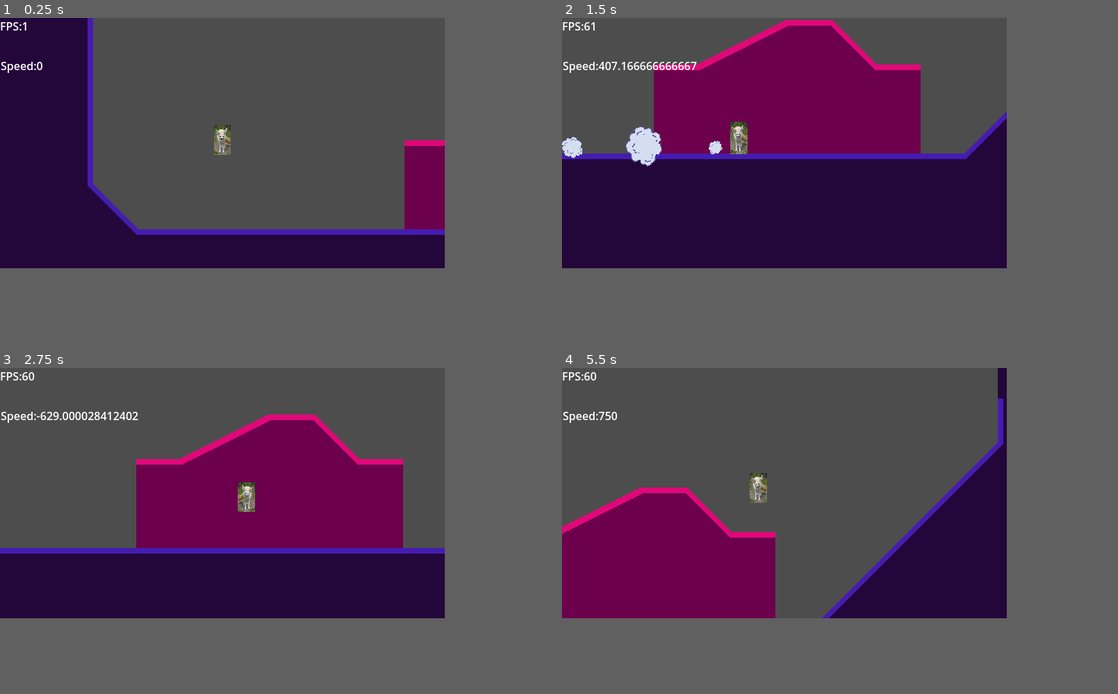
Above: before the commit, frames 1-4 (two rows, left to right).
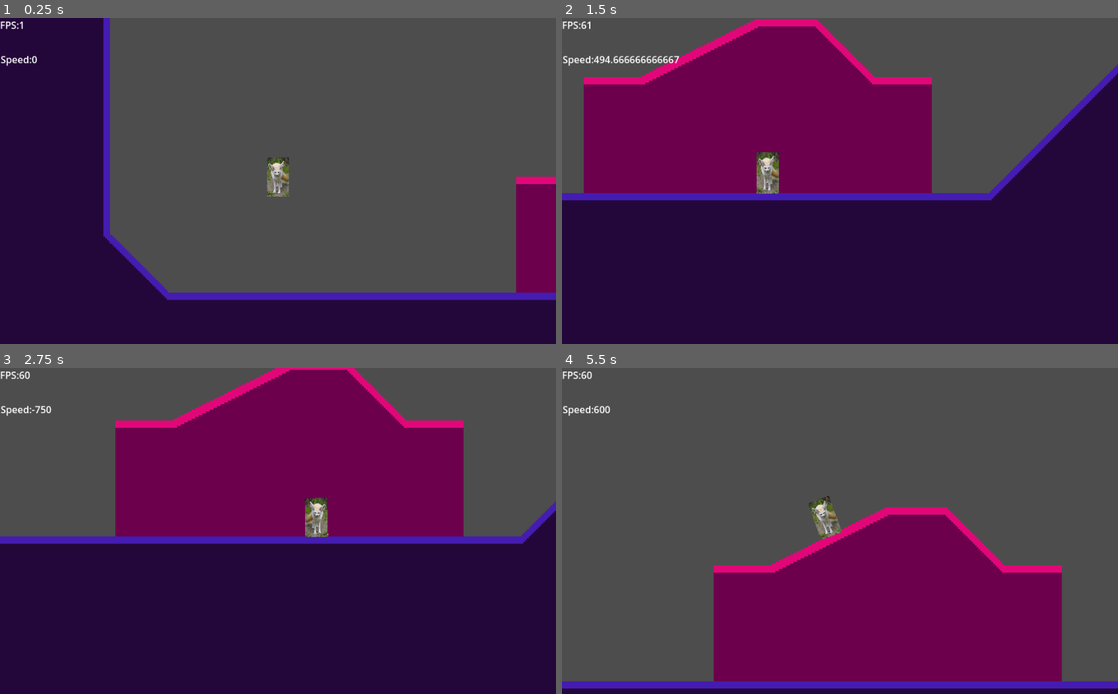
Above: after the commit, the same moments.

Repository: DraethPlace/FencWorks
Game: Godot game, scene res://Scenes/Base Level.tscn
Two runs of this game, one before a commit and one after it. Both use one fixed random seed, a clock stepped at 60 frames per second and the inputs below.
Inputs:
- Up to frame 1 (0.25 s): no input
- Up to frame 2 (1.5 s): hold Z (midair) 0.53-1.28 s; hold Right (right) from 0.53 s (still down); tap Down (crouch) at 1.35 s
- Up to frame 3 (2.75 s): tap Z (midair) at 1.55, 2.3 s; release Right (right) at 2.03 s; hold Left (left) from 2.03 s (still down); hold Shift (machdash) from 2.03 s (still down)
- Up to frame 4 (5.5 s): release Left (left) at 2.78 s; release Shift (machdash) at 2.78 s; hold Right (right) 2.78-4.28 s; tap Z (midair) at 2.85, 4.55, 5.3 s; hold Z (midair) 3.53-4.28 s; hold Left (left) 4.28-5.03 s; tap Down (crouch) at 4.35 s; hold Right (right) from 5.03 s (still down); hold Shift (machdash) from 5.03 s (still down)
In our replay, the window is 640x360 before the commit and 800x469 after it. These sizes can differ from the game's own. Grey fills any space a smaller window leaves; there, only what the larger window draws over its background counts as a difference.

The runs differ from the first frame. In frame 1, 33% of the frame differs, in the area x 0-100%, y 0-100%; in frame 2, 26%; in frame 3, 28%; in frame 4, 44%.

Commit message:
Dust :))))))
ghhfdghuyghyugybvvghvfghfghgjbvghuhgwhsdcjksh

Diff:
--- a/Physics.tscn
+++ b/Physics.tscn
@@ -2,8 +2,8 @@
 
 [ext_resource type="Script" path="res://Scripts/Player/360 Movement.gd" id="1_ef2gf"]
 [ext_resource type="Texture2D" uid="uid://dvwuerayceb4i" path="res://Images/Player/Character/51473563858_e00396a563_b.jpg" id="2_y44k8"]
-[ext_resource type="Script" path="res://Scripts/Player/LR.gd" id="3_nj7sx"]
-[ext_resource type="Script" path="res://Scripts/Player/Cam.gd" id="4_ixecw"]
+[ext_resource type="Script" path="res://Scripts/Player/GFX/LR.gd" id="3_nj7sx"]
+[ext_resource type="Script" path="res://Scripts/Player/GFX/Cam.gd" id="4_ixecw"]
 
 [sub_resource type="GDScript" id="GDScript_tchwl"]
 script/source = "extends Area2D
--- a/Scenes/Base Level.tscn
+++ b/Scenes/Base Level.tscn
@@ -86,12 +86,16 @@
 position = Vector2(-1, 0)
 
 [node name="Fenc 360" parent="." instance=ExtResource("1_cg4fk")]
+top_level = false
 position = Vector2(340, 112)
 floor_stop_on_slope = true
 floor_snap_length = 72.0
 platform_floor_layers = 4278190081
 
 [node name="TileMap" type="TileMap" parent="."]
+light_mask = 2
+visibility_layer = 2
+z_index = 2
 position = Vector2(27, 2)
 scale = Vector2(2, 2)
 tile_set = SubResource("TileSet_5v2du")
--- a/Scenes/Player.tscn
+++ b/Scenes/Player.tscn
@@ -1,28 +1,51 @@
-[gd_scene load_steps=19 format=3 uid="uid://c6umigpttu0tc"]
+[gd_scene load_steps=25 format=3 uid="uid://c6umigpttu0tc"]
 
 [ext_resource type="Script" path="res://Scripts/Player/360 Movement.gd" id="1_dvh5r"]
 [ext_resource type="Texture2D" uid="uid://dvwuerayceb4i" path="res://Images/Player/Character/51473563858_e00396a563_b.jpg" id="2_ej13g"]
 [ext_resource type="Script" path="res://Scripts/Player/Hitbox.gd" id="3_7vs75"]
-[ext_resource type="Script" path="res://Scripts/Player/LR.gd" id="3_jyttq"]
+[ext_resource type="Texture2D" uid="uid://d0pb236d5yble" path="res://Images/Player/GFX/Dust2.png" id="3_a6p3w"]
+[ext_resource type="Script" path="res://Scripts/Player/GFX/LR.gd" id="3_jyttq"]
 [ext_resource type="Texture2D" uid="uid://ihj0s047k5t5" path="res://Images/Player/GFX/Dust1.png" id="4_a8cyj"]
-[ext_resource type="Script" path="res://Scripts/Player/RunDust.gd" id="5_ixs52"]
+[ext_resource type="Script" path="res://Scripts/Player/GFX/RunDust2.gd" id="4_rw4vl"]
+[ext_resource type="Script" path="res://Scripts/Player/GFX/RunDust.gd" id="5_ixs52"]
 [ext_resource type="AudioStream" uid="uid://dotue2tayy81c" path="res://Sounds/Player/Jump.wav" id="6_qrngc"]
 [ext_resource type="AudioStream" uid="uid://c7cgy8v76oixp" path="res://Sounds/Player/Step.wav" id="7_gc6ea"]
 [ext_resource type="Script" path="res://Scripts/HUD/PlayerSpeed.gd" id="8_4fvp1"]
 [ext_resource type="Script" path="res://Scripts/Player/Wall.gd" id="8_asppx"]
 
-[sub_resource type="Curve" id="Curve_wf7ni"]
-min_value = -360.0
-max_value = 360.0
-_data = [Vector2(0, 1), 0.0, 0.0, 0, 0, Vector2(1, 1), 0.0, 0.0, 0, 0]
-point_count = 2
+[sub_resource type="RectangleShape2D" id="RectangleShape2D_b21ds"]
+size = Vector2(351.5, 73.1429)
 
-[sub_resource type="CurveTexture" id="CurveTexture_71r2v"]
-curve = SubResource("Curve_wf7ni")
+[sub_resource type="ParticleProcessMaterial" id="ParticleProcessMaterial_4a3mx"]
+particle_flag_disable_z = true
+gravity = Vector3(0, 98, 0)
+
+[sub_resource type="CanvasItemMaterial" id="CanvasItemMaterial_tu4fa"]
+particles_animation = true
+particles_anim_h_frames = 2
+particles_anim_v_frames = 2
+particles_anim_loop = true
+
+[sub_resource type="Curve" id="Curve_0scyf"]
+_data = [Vector2(0, 0), 0.0, 0.0, 0, 0, Vector2(0.252959, 1), 0.0, 0.0, 0, 0, Vector2(1, 0), 0.0, 0.0, 0, 0]
+point_count = 3
+
+[sub_resource type="CurveTexture" id="CurveTexture_lorck"]
+curve = SubResource("Curve_0scyf")
+
+[sub_resource type="ParticleProcessMaterial" id="ParticleProcessMaterial_lubta"]
+particle_flag_disable_z = true
+spread = 0.0
+gravity = Vector3(0, 0, 0)
+scale_curve = SubResource("CurveTexture_lorck")
+anim_speed_min = 4.0
+anim_speed_max = 4.0
+
+[sub_resource type="CanvasItemMaterial" id="CanvasItemMaterial_1vj6n"]
 
 [sub_resource type="Curve" id="Curve_28fb0"]
 bake_resolution = 5
-_data = [Vector2(0, 0), 0.0, 20.0, 0, 0, Vector2(0.134615, 1), 0.0, 0.0, 0, 0, Vector2(1, 0), 0.0, 0.0, 0, 0]
+_data = [Vector2(0, 0), 0.0, 6.3864, 0, 0, Vector2(0.25, 1), 0.0, 0.0, 0, 0, Vector2(1, 0), 0.0, 0.0, 0, 0]
 point_count = 3
 
 [sub_resource type="CurveTexture" id="CurveTexture_dqbps"]
@@ -30,21 +53,21 @@
 
 [sub_resource type="ParticleProcessMaterial" id="ParticleProcessMaterial_ho1ic"]
 particle_flag_disable_z = true
-emission_shape_offset = Vector3(0, 168, 0)
+emission_shape_scale = Vector3(1, -1, 1)
 angle_min = 720.0
 angle_max = 720.0
-inherit_velocity_ratio = 1.0
-direction = Vector3(0, 0, 0)
+velocity_pivot = Vector3(0, 100, 0)
+direction = Vector3(0, 1000, 0)
 spread = 0.0
-angular_velocity_curve = SubResource("CurveTexture_71r2v")
-gravity = Vector3(0, 0, 0)
+gravity = Vector3(0, -35, 0)
 attractor_interaction_enabled = false
 scale_curve = SubResource("CurveTexture_dqbps")
+anim_speed_min = 4.0
+anim_speed_max = 4.0
+collision_mode = 1
+collision_friction = 0.0
+collision_bounce = 0.29
 collision_use_scale = true
-
-[sub_resource type="ParticleProcessMaterial" id="ParticleProcessMaterial_4a3mx"]
-particle_flag_disable_z = true
-gravity = Vector3(0, 98, 0)
 
 [sub_resource type="CapsuleShape2D" id="CapsuleShape2D_krp03"]
 radius = 12.0
@@ -56,8 +79,8 @@
 [node name="Fenc 360" type="CharacterBody2D"]
 process_mode = 1
 top_level = true
+z_index = 10
 texture_filter = 1
-position = Vector2(299, 89)
 collision_layer = 0
 floor_stop_on_slope = false
 floor_constant_speed = true
@@ -68,27 +91,49 @@
 script = ExtResource("1_dvh5r")
 
 [node name="PlaceHolder Fennec" type="Sprite2D" parent="."]
-show_behind_parent = true
+visibility_layer = 3
+z_index = 10
 position = Vector2(0, 7.62939e-06)
 scale = Vector2(0.0351391, 0.0410156)
 texture = ExtResource("2_ej13g")
 script = ExtResource("3_jyttq")
 
-[node name="RunDust" type="GPUParticles2D" parent="PlaceHolder Fennec"]
-position = Vector2(0, 84.0002)
-amount = 6
-sub_emitter = NodePath(".")
-process_material = SubResource("ParticleProcessMaterial_ho1ic")
-texture = ExtResource("4_a8cyj")
-fixed_fps = 60
-draw_order = 0
-script = ExtResource("5_ixs52")
+[node name="CollisionShape2D" type="CollisionShape2D" parent="."]
+position = Vector2(0, 19.5)
+scale = Vector2(0.0351391, 0.0410156)
+shape = SubResource("RectangleShape2D_b21ds")
+disabled = true
 
-[node name="JumpDust1" type="GPUParticles2D" parent="PlaceHolder Fennec"]
+[node name="JumpDust1" type="GPUParticles2D" parent="CollisionShape2D"]
+position = Vector2(-165.75, -190.048)
 emitting = false
 sub_emitter = NodePath(".")
 process_material = SubResource("ParticleProcessMaterial_4a3mx")
 texture = ExtResource("4_a8cyj")
+
+[node name="RunDust" type="GPUParticles2D" parent="CollisionShape2D"]
+show_behind_parent = true
+material = SubResource("CanvasItemMaterial_tu4fa")
+sub_emitter = NodePath(".")
+process_material = SubResource("ParticleProcessMaterial_lubta")
+texture = ExtResource("3_a6p3w")
+fixed_fps = 60
+interpolate = false
+script = ExtResource("4_rw4vl")
+
+[node name="WalkDust" type="GPUParticles2D" parent="CollisionShape2D"]
+light_mask = 2
+visibility_layer = 2
+material = SubResource("CanvasItemMaterial_1vj6n")
+emitting = false
+amount = 1
+sub_emitter = NodePath(".")
+process_material = SubResource("ParticleProcessMaterial_ho1ic")
+texture = ExtResource("4_a8cyj")
+preprocess = 1.4
+fixed_fps = 60
+draw_order = 0
+script = ExtResource("5_ixs52")
 
 [node name="HitBox" type="CollisionShape2D" parent="."]
 shape = SubResource("CapsuleShape2D_krp03")
@@ -99,6 +144,7 @@
 process_mode = 1
 texture_repeat = 1
 position = Vector2(1.33514e-05, -1.19209e-06)
+zoom = Vector2(1.5, 1.5)
 process_callback = 0
 position_smoothing_enabled = true
 position_smoothing_speed = 35.0
@@ -122,10 +168,10 @@
 [node name="Control" type="Control" parent="."]
 layout_mode = 3
 anchors_preset = 0
-offset_left = -16.0
-offset_top = -1.0
-offset_right = 24.0
-offset_bottom = 39.0
+offset_left = -110.0
+offset_top = 5.0
+offset_right = -70.0
+offset_bottom = 45.0
 
 [node name="CanvasLayer" type="CanvasLayer" parent="Control"]
 
@@ -137,5 +183,7 @@
 text = "Hai!!!"
 script = ExtResource("8_4fvp1")
 
+[connection signal="finished" from="CollisionShape2D/RunDust" to="CollisionShape2D/RunDust" method="_on_finished"]
+[connection signal="finished" from="CollisionShape2D/WalkDust" to="CollisionShape2D/WalkDust" method="_on_finished"]
 [connection signal="body_entered" from="Wall" to="." method="_is_wall_touch"]
 [connection signal="body_exited" from="Wall" to="." method="_wall_not_touch"]
--- /dev/null
+++ b/Scenes/WalkDust.gd
@@ -0,0 +1,11 @@
+extends GPUParticles2D
+
+
+# Called when the node enters the scene tree for the first time.
+func _ready():
+	pass # Replace with function body.
+
+
+# Called every frame. 'delta' is the elapsed time since the previous frame.
+func _process(delta):
+	pass
--- a/Scripts/Player/360 Movement.gd
+++ b/Scripts/Player/360 Movement.gd
@@ -2,7 +2,7 @@
 
 @export var LR = "R"
 @export var Acceleration = 10
-@export var MaxSpeed = 200.0
+@export var MaxSpeed = 150.0
 @export var JumpVel = 650.0
 @export var SensorDir = "D"
 @export var FallVel = 0
@@ -46,8 +46,6 @@
 				Twurn.tween_property(self, "rotation", 0, 0.2)
 			else:
 				Twurn.stop()
-		elif not WallTouch == 0 and not (Input.is_action_pressed("midair") or Midair > 8):
-			velocity.y = 250
 
 	if Input.is_action_pressed("crouch"):
 		if abs(Speed)> 50 and Input.is_action_just_pressed("crouch"):
@@ -127,6 +125,7 @@
 			elif not Speed == 0:
 				Speed = 0
 				MachTurn = 0
+				braking = 0
 	else:
 		braking = 0
 
@@ -135,14 +134,13 @@
 			$Jump.play()
 			set_up_direction(Vector2.UP)
 			if abs(WallTouch) == 1:
-				Midair = 10
+				Midair = 15
 				Speed = ((int(VelLR == "L")*2)-1)*350
 				velocity.y = -JumpVel
 			else:
 				velocity.y= sin(rotation)*Speed
 				Speed = cos(rotation)*Speed
-			midair = 1
-			Midair = 5
+				Midair = 5
 			Speed -= -JumpVel * sin(rotation)
 			if WallTouch == 0:
 				if not round(abs(rotation_degrees)) == 90:
@@ -152,8 +150,10 @@
 					SensorDir = "D"
 	if Input.is_action_just_released("midair") and velocity.y < -200:
 		velocity.y = -200
-	if Input.is_action_just_pressed("midair") and Midair > 15 and Special == 0:
-		Speed += Dir*400
+	if Input.is_action_just_pressed("midair") and Midair > 15 and Special == 0 and WallTouch == 0:
+		if not abs(Speed) >= 500:
+			Speed = Dir*500
+		velocity.y = -175
 		Special = 1
 	elif Midair < 15:
 		Special = 0
@@ -176,9 +176,6 @@
 			Midair=0
 	elif Midair >= 10:
 		velocity.x= Speed
-
-		#midairing
-
 
 	#Wraps the angle and Slope Physics
 	if WallTouch == 0 and is_on_floor_only():
@@ -205,7 +202,7 @@
 
 
 	#handles The surface direction, wallrunning, ceiling running all that good sonis stuff
-	if (dash == 1 or is_on_floor()):
+	if (dash == 1 or is_on_floor() and WallTouch == 0):
 		if SensorDir == "U" and abs(Speed) < 100:
 			set_up_direction(Vector2.UP)
 			velocity.y = 50
@@ -256,6 +253,7 @@
 		WallTouch = ((int(LR == "L")*2)-1)
 	else:
 		WallTouch = 0
+	print(WallTouch)
 
 
 func _wall_not_touch(body):
--- /dev/null
+++ b/Scripts/Player/GFX/RunDust.gd
@@ -0,0 +1,30 @@
+extends GPUParticles2D
+
+var type = "D"
+var finish = 0
+
+func _process(delta):
+	if (round(get_parent().get_parent().Speed) == 0 or not get_parent().get_parent().Midair == 0) or (abs((get_parent().get_parent().Speed)) >= 600 and not get_parent().get_parent().braking == 0):
+		one_shot = true
+		if finish==1 or not get_parent().get_parent().Midair == 0:
+			emitting = 0
+	else:
+		if not abs((get_parent().get_parent().Speed)) >= 600:
+			emitting = 1
+			if one_shot == true:
+				one_shot = 0
+			finish = 0
+			texture = load("res://Images/Player/GFX/Dust1.png")
+			explosiveness = abs(0.5/get_parent().get_parent().Speed)
+			amount = 4
+			process_material.scale_min = 1
+			process_material.scale_max = 1
+			process_material.angular_velocity_min = 180
+			process_material.angular_velocity_max = 180
+	print(one_shot, finish)
+
+
+func _on_finished():
+	print("allalal")
+	if one_shot == true:
+		finish = 1
--- /dev/null
+++ b/Scripts/Player/GFX/RunDust2.gd
@@ -0,0 +1,37 @@
+extends GPUParticles2D
+
+var type = "D"
+var finish = 0
+
+func _process(delta):
+	if (round(get_parent().get_parent().Speed) == 0 or not get_parent().get_parent().Midair == 0) or (not abs((get_parent().get_parent().Speed)) >= 600 and not get_parent().get_parent().braking == 0):
+		one_shot = true
+		if finish==1 or not get_parent().get_parent().Midair == 0:
+			emitting = 0
+	else:
+		if abs((get_parent().get_parent().Speed)) >= 600:
+			emitting = 1
+			if one_shot == true:
+				one_shot = 0
+			finish = 0
+			texture = load("res://Images/Player/GFX/Dust2.png")
+			process_material.angular_velocity_min = 0
+			process_material.angular_velocity_max = 0
+			explosiveness = abs(0.5/get_parent().get_parent().Speed)
+			process_material.angle_min= -get_parent().get_parent().rotation_degrees
+			process_material.angle_max = -get_parent().get_parent().rotation_degrees
+			amount = 8
+			material.particles_anim_h_frames=2
+			material.particles_animation= true
+			material.particles_anim_h_frames=2
+			process_material.scale_min = 1.75
+			process_material.scale_max = 1.75
+			process_material.angular_velocity_min = 0
+			process_material.angular_velocity_max = 0
+	print(one_shot, finish)
+
+
+func _on_finished():
+	print("allalal")
+	if one_shot == true:
+		finish = 1
--- /dev/null
+++ b/Scripts/Player/GFX/RunSpark.gd
@@ -0,0 +1,43 @@
+extends GPUParticles2D
+
+var type = "D"
+var finish = 0
+
+func _process(delta):
+	if (round(get_parent().get_parent().Speed) == 0 or not get_parent().get_parent().Midair == 0):
+		one_shot = true
+		if finish==1 or not get_parent().get_parent().Midair == 0:
+			emitting = 0
+	else:
+		if one_shot == true:
+			one_shot = 0
+		finish = 0
+		if abs((get_parent().get_parent().Speed)) > 600:
+			texture = load("res://Images/Player/GFX/Dust2.png")
+			process_material.angular_velocity_min = 0
+			process_material.angular_velocity_max = 0
+			explosiveness = abs(0.5/get_parent().get_parent().Speed)
+			process_material.angle_min= -get_parent().get_parent().rotation_degrees
+			process_material.angle_max = -get_parent().get_parent().rotation_degrees
+			amount = 8
+			material.particles_anim_h_frames=2
+			material.particles_animation= 1
+			material.particles_anim_h_frames=2
+			process_material.scale_min = 1.5
+			process_material.scale_max = 1.5
+		else:
+			texture = load("res://Images/Player/GFX/Dust1.png")
+			explosiveness = abs(0.5/get_parent().get_parent().Speed)
+			amount = 4
+			material.particles_animation= 0
+			material.particles_anim_h_frames=1
+			material.particles_anim_h_frames=1
+			process_material.scale_min = 1
+			process_material.scale_max = 1
+		process_material.direction.x = sin(rotation)
+		process_material.direction.y = cos(rotation)
+		process_material.gravity.x = sin(rotation)*-30
+		process_material.gravity.y = cos(rotation)*-30
+		process_material.velocity_pivot.x = sin(rotation)*-100
+		process_material.velocity_pivot.y = cos(rotation)*-100
+	print(one_shot, finish)
--- a/Scripts/Player/RunDust.gd
+++ /dev/null
@@ -1,30 +0,0 @@
-extends GPUParticles2D
-
-var type = "D"
-
-func _process(delta):
-	if round(get_parent().get_parent().Speed/100) == 0 or not get_parent().get_parent().Midair == 0:
-		emitting = 0
-	else:
-		emitting = 1
-		if abs((get_parent().get_parent().Speed)) > 600:
-			texture = load("res://Images/Player/GFX/Dust2.png")
-			process_material.angular_velocity_min = 0
-			process_material.angular_velocity_max = 0
-			#explosiveness = abs(0.5/get_parent().get_parent().Speed)
-			process_material.angle_min= -get_parent().get_parent().rotation_degrees
-			process_material.angle_max = -get_parent().get_parent().rotation_degrees
-		else:
-			texture = load("res://Images/Player/GFX/Dust1.png")
-			process_material.angular_velocity_min = 180
-			process_material.angular_velocity_max = 180
-			explosiveness = abs(0.5/get_parent().get_parent().Speed)
-		process_material.direction.x = sin(rotation)
-		process_material.direction.y = cos(rotation)
-		amount = abs(round(get_parent().get_parent().Speed/100))
-		process_material.gravity.x = sin(rotation)*15
-		process_material.gravity.y = cos(rotation)*15
-		process_material.scale_min = (abs(roundf(get_parent().get_parent().Speed/601)))+1
-		process_material.scale_max = (abs(roundf(get_parent().get_parent().Speed/601)))+1
-		process_material.emission_shape_offset.y = 168-(21 * abs(round(get_parent().get_parent().Speed/100)))
-		print(explosiveness)
--- a/project.godot
+++ b/project.godot
@@ -18,8 +18,8 @@
 
 [display]
 
-window/size/viewport_width=640
-window/size/viewport_height=360
+window/size/viewport_width=920
+window/size/viewport_height=540
 window/stretch/mode="viewport"
 window/stretch/scale_mode="integer"
 window/dpi/allow_hidpi=false
Binary file changed: Images/Player/GFX/Dust1.png
Binary file changed: Images/Player/GFX/Dust2.png
Binary file changed: Images/Player/GFX/Dust3.png
Renamed: Scripts/Player/Cam.gd -> Scripts/Player/GFX/Cam.gd
Renamed: Scripts/Player/LR.gd -> Scripts/Player/GFX/LR.gd
